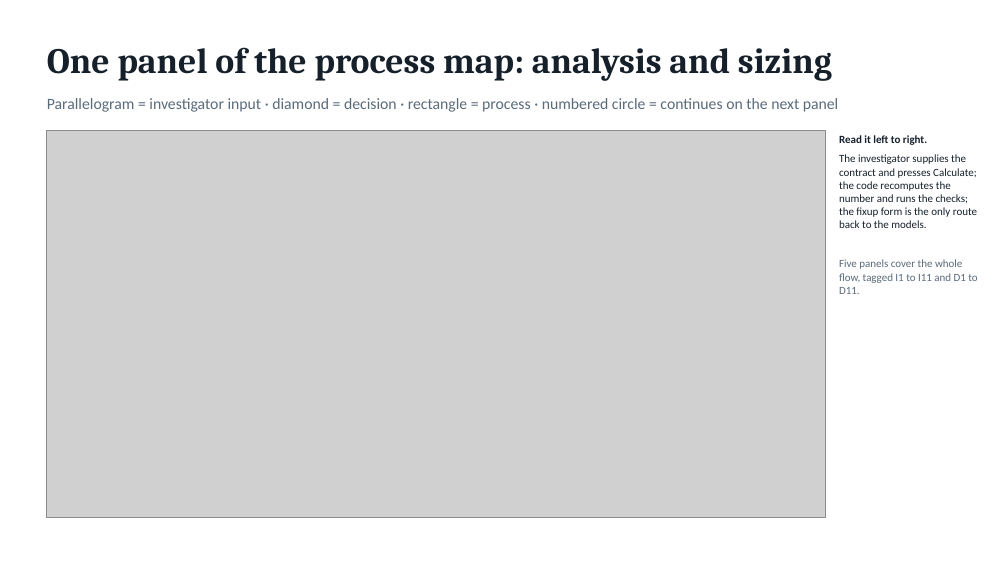
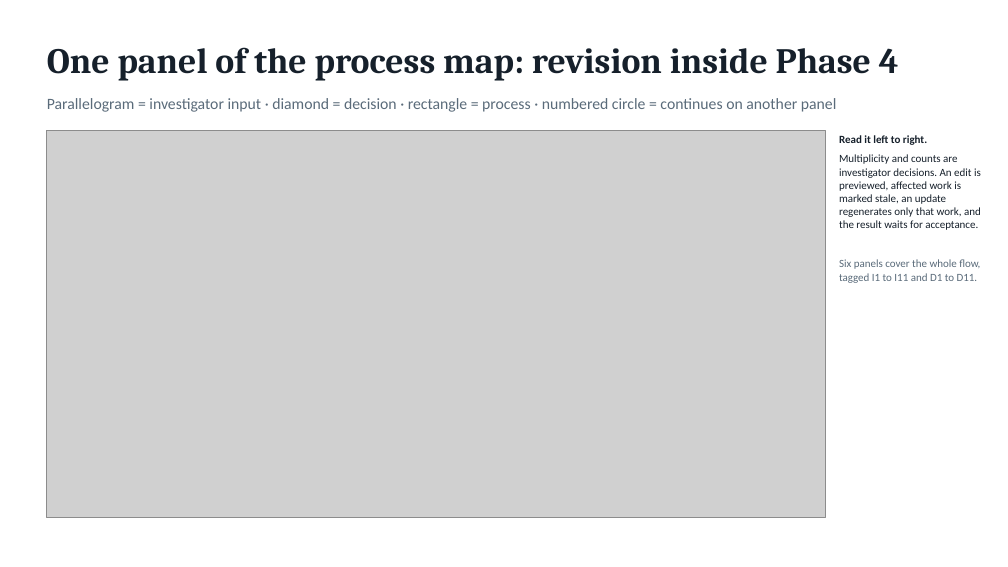
Before and after one commit to juleonr/Juleonrabbani-website, a slide deck: slide 8 of docs/Mallard Study Design Process - leaders deck.pptx. Drawn at 1008x567 pixels with LibreOffice and Linux fonts; fonts in the diff are those of the drawing; grey boxes stand for pictures. Boxes give left, top, right and bottom in pixels: in the first picture for what was removed or moved away, otherwise in the second. Text is boxed around its words. In the diff, an @@ line names an element or a change of style, - is before the commit and + after.

```diff
--- a/docs/Mallard Study Design Process - leaders deck.pptx
+++ b/docs/Mallard Study Design Process - leaders deck.pptx
@@ text at (47,47,899,81): text changed @@
-One panel of the process map: analysis and sizing
+One panel of the process map: revision inside Phase 4
@@ text at (47,98,837,112): text changed @@
-Parallelogram = investigator input · diamond = decision · rectangle = process · numbered circle = continues on the next panel
+Parallelogram = investigator input · diamond = decision · rectangle = process · numbered circle = continues on another panel
@@ text at (839,154,981,283): text changed @@
-The investigator supplies the contract and presses Calculate; the code recomputes the number and runs the checks; the fixup form is the only route back to the models.
-Five panels cover the whole flow, tagged I1 to I11 and D1 to D11.
+Multiplicity and counts are investigator decisions. An edit is previewed, affected work is marked stale, an update regenerates only that work, and the result waits for acceptance.
+Six panels cover the whole flow, tagged I1 to I11 and D1 to D11.
```
Also in this commit, not shown: 4 other slides changed, 1 slide added, 1 slide removed, 15 other files.
